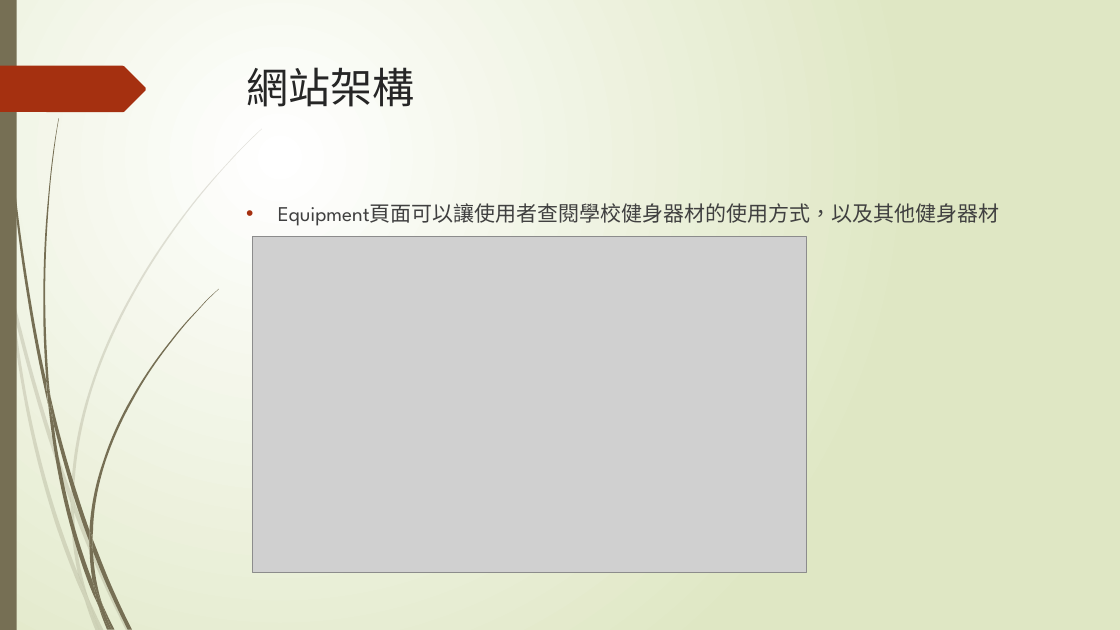
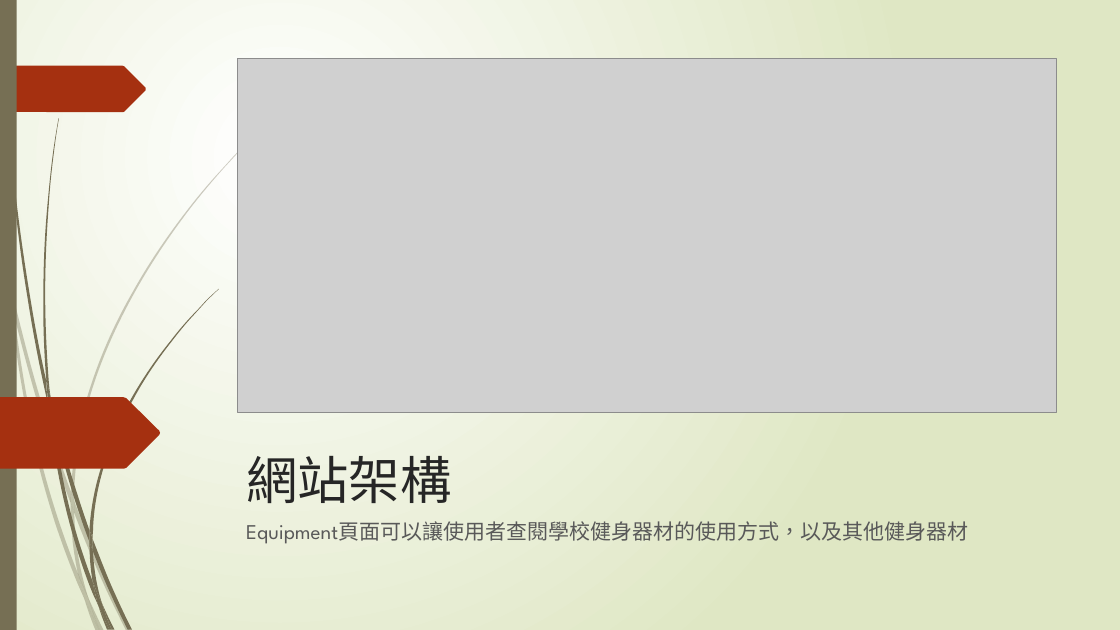
Before and after one commit to james-92/Web_FinalProject, a slide deck: slide 6 of 01157004+01157028.pptx. Drawn at 1120x630 pixels with LibreOffice and Linux fonts; fonts in the diff are those of the drawing; grey boxes stand for pictures. Boxes give left, top, right and bottom in pixels: in the first picture for what was removed or moved away, otherwise in the second. Text is boxed around its words. In the diff, an @@ line names an element or a change of style, - is before the commit and + after.

```diff
--- a/01157004+01157028.pptx
+++ b/01157004+01157028.pptx
@@ rectangle removed at [0, 0, 17, 630] @@
@@ rectangle added at [0, 0, 17, 630], fill #766F54 @@
@@ picture: place and size @@
-picture at [253, 236, 807, 572]
+picture at [238, 58, 1057, 413]
@@ freeform shape added at [0, 397, 160, 469], fill #A53010 @@
@@ title "網站架構": place and size @@
-title "網站架構" at [247, 67, 415, 107]
+title "網站架構" at [246, 456, 451, 503]
@@ title "網站架構" at [246, 456, 451, 503]: size 36 to 44 pt; vertical alignment top to bottom @@
@@ text "Equipment頁面可以讓使用者查閱學校健身器材的使用方式，以及其他健身器材": place and size @@
-text "Equipment頁面可以讓使用者查閱學校健身器材的使用方式，以及其他健身器材" at [278, 200, 1000, 227]
+text "Equipment頁面可以讓使用者查閱學校健身器材的使用方式，以及其他健身器材" at [246, 521, 968, 544]
@@ text "Equipment頁面可以讓使用者查閱學校健身器材的使用方式，以及其他健身器材" at [246, 521, 968, 544]: text colour #404040 to #595959; bullet • to none @@
@@ group added at [9, 129, 262, 630]: 9 freeform shapes @@
@@ group removed at [3, 0, 218, 630]: 12 freeform shapes @@
@@ group added at [3, 0, 218, 630]: 12 freeform shapes @@
```
Also in this commit, not shown: 8 other slides changed, 6 slides added.
